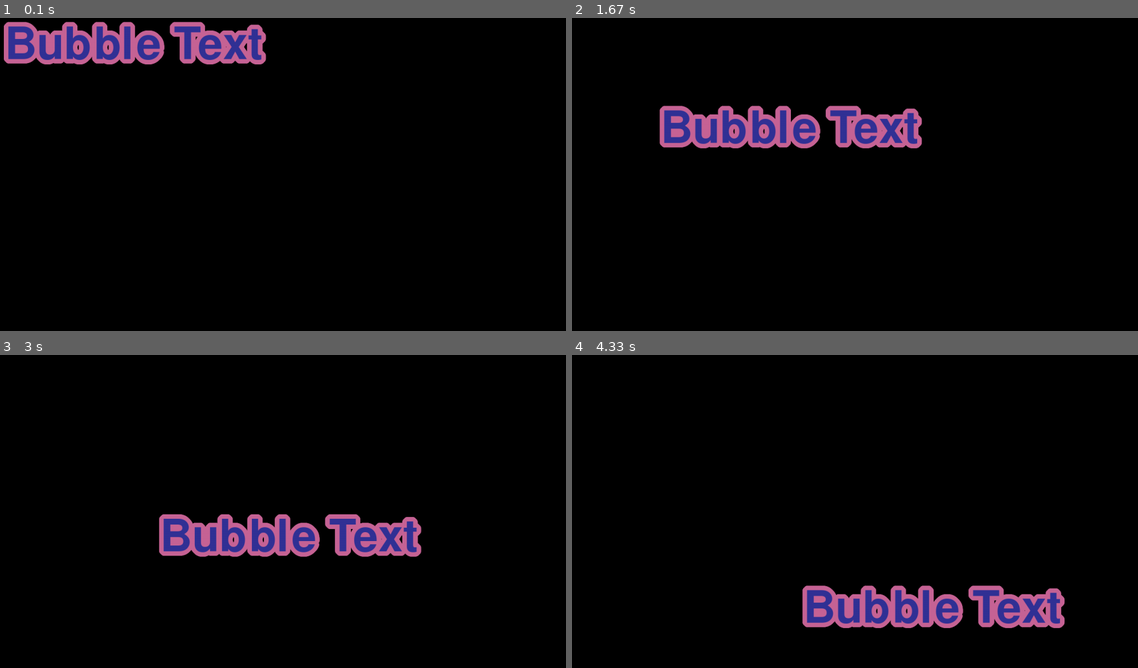
Above: before the commit, frames 1-4 (two rows, left to right).
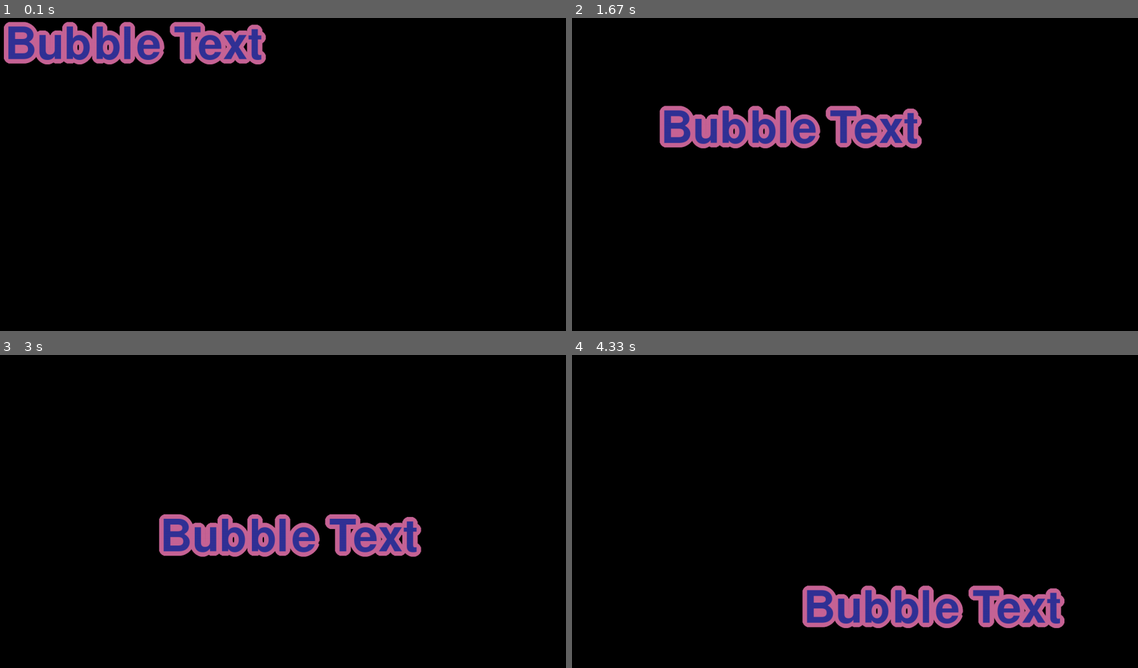
Above: after the commit, the same moments.

Repository: JeremiahCheatham/Bubble-Text
Game: pygame game, started from Python-Pygame/main.py
Same seed, same stepped clock (60 frames per second), same inputs: the game is played once before the commit and once after it.
Inputs:
- Up to frame 1 (0.1 s): no input
- Up to frame 2 (1.67 s): no input
- Up to frame 3 (3 s): no input
- Up to frame 4 (4.33 s): no input

The runs differ from the first frame. In frame 1, 0.2% of the frame differs, in the area x 0-48%, y 1-15%; in frame 2, 0.3%; in frame 3, 0.2%; in frame 4, 0.3%, in the area x 40-88%, y 73-88%.

Commit message:
Add files via upload

Diff:
--- a/Python-Pygame/main.py
+++ b/Python-Pygame/main.py
@@ -1,5 +1,7 @@
 import pygame
-import math
+
+# For use with Polar Coordinates trigonometry Algorithm
+# import math
 
 pygame.init()
 
@@ -36,18 +38,19 @@
         # Back sure the surface is blank and transparent.
         self.surface.fill((0, 0, 0, 0))
 
-        # Using the outer_color text stamp in a circle.
+        # Using the outer_color text to stamp in a circle.
+
         # Polar Coordinates trigonometry Algorithm
-        # for index in range(0, int(math.pi * 20) ):
-        #     x = (math.cos(index / 10) * radius) + radius
-        #     y = (math.sin(index / 10) * radius) + radius
+        # for index in range(0, int(math.pi * radius) ):
+        #     x = (math.cos(index / (radius / 2)) * radius) + radius
+        #     y = (math.sin(index / (radius / 2)) * radius) + radius
         #     self.surface.blit(text_surf, (x, y))
 
         # Bresenham's Circle Drawing Algorithm
         # https://www.geeksforgeeks.org/bresenhams-circle-drawing-algorithm/
         x = 0
         y = radius
-        d = 3 - 2 * radius
+        d = radius
         while (y >= x):
             self.surface.blit(text_surf, (radius + x, radius + y))
             self.surface.blit(text_surf, (radius - x, radius + y))
